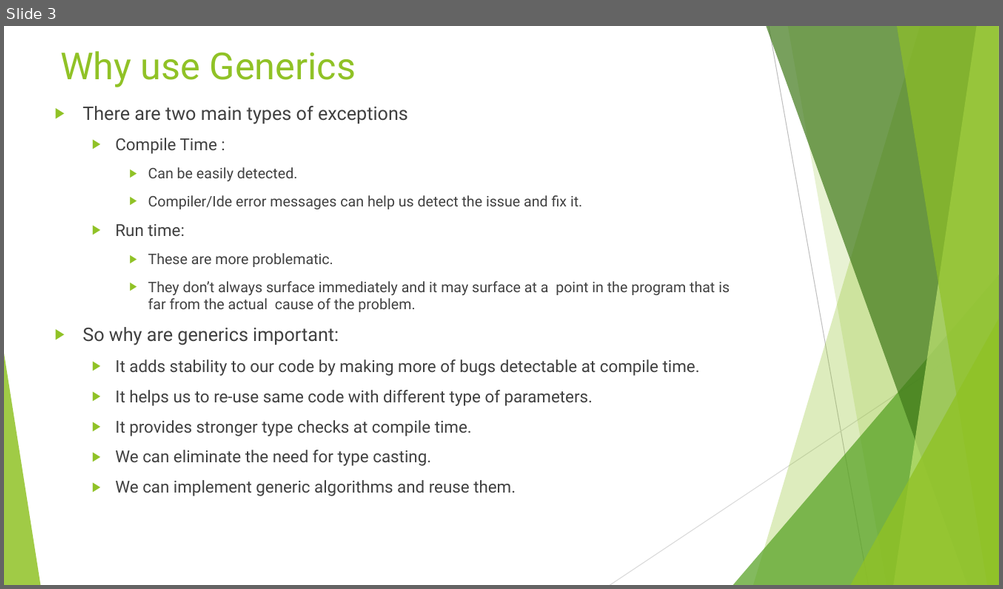
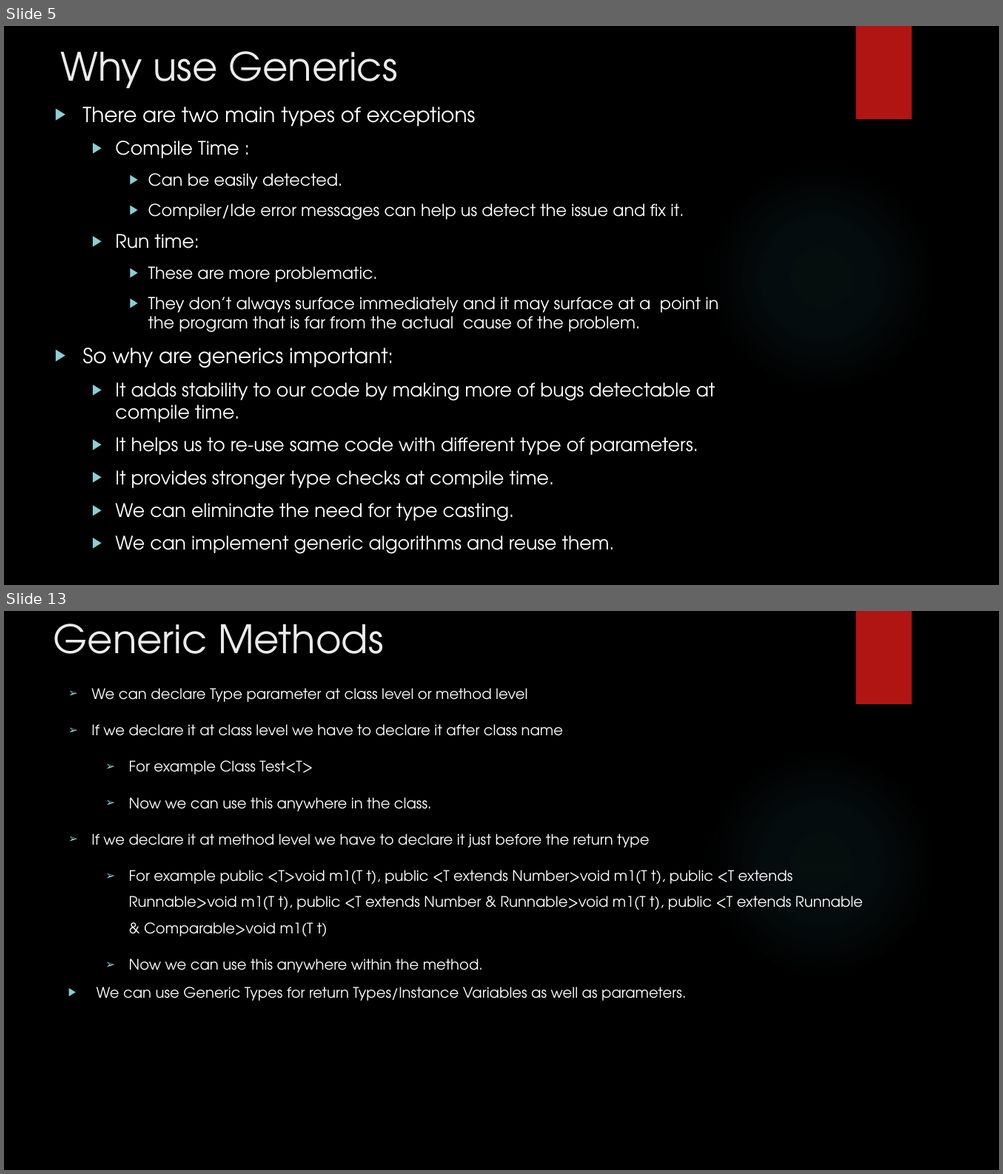
Before and after one commit to rudhrainfogain/JavaGenerics, a slide deck: src/main/resources/JavaGenerics.pptx. Shown one above the other, each under a label of ours: slide 3 before the commit, slides 5 and 13 after it; the slides between them are not shown. The pictures are 1003x589 and 1003x1174 pixels, drawn with LibreOffice and Linux fonts; fonts in the diff are those of the drawing; background and template pictures are left out. Boxes give left, top, right and bottom in pixels: in the first picture for what was removed or moved away, otherwise in the second. Text is boxed around its words. In the diff, an @@ line names an element or a change of style, - is before the commit and + after.

Commit message:
Generics PPT completed

```diff
--- a/src/main/resources/JavaGenerics.pptx
+++ b/src/main/resources/JavaGenerics.pptx
@@ slide 13 added at box(4, 611, 999, 1170), background picture (left out); not listed: 2 template elements that a slide beside it also shows @@
@@ title added at box(54, 624, 383, 654), 37.8 pt, text #EBEBEB @@
+Generic Methods
@@ text added at box(91, 688, 862, 1001), 14 pt, text #FFFFFF @@
+➢ We can declare Type parameter at class level or method level
+➢ If we declare it at class level we have to declare it after class name
+  ➢ For example Class Test<T>
+  ➢ Now we can use this anywhere in the class.
+➢ If we declare it at method level we have to declare it just before the return type
+  ➢ For example public <T>void m1(T t), public <T extends Number>void m1(T t), public <T extends Runnable>void m1(T t), public <T extends Number & Runnable>void m1(T t), public <T extends Runnable & Comparable>void m1(T t)
+  ➢ Now we can use this anywhere within the method.
+▶ We can use Generic Types for return Types/Instance Variables as well as parameters.
@@ what was slide 3 is now slide 5 @@
@@ slide 5 changed as well @@
@@ background #FFFFFF to picture (left out) @@
@@ title "Why use Generics" at box(60, 51, 397, 88): size 36 to 37.8 pt, font Roboto to TeX Gyre Adventor, text colour #90C226 to #EBEBEB @@
@@ rectangle added at box(855, 26, 911, 119), fill #B01513 @@
@@ text "There are two main types ..." at box(82, 107, 718, 554): size 18 to 20 pt in "There are two main types of exceptions", "So why are generics important:"; font Roboto to TeX Gyre Adventor, text colour #404040 to #FFFFFF; size 16 to 18 pt in "Compile Time :", "Run time:", "It adds stability to our code by ...", "It helps us to re-use same code ..." and 3 more places; size 14 to 16 pt in "Can be easily detected.", "Compiler/Ide error messages can help us detect ...", "These are more problematic.", "They don’t always surface immediately and it ..."; bullet colour #90C226 to #8AD0D6 @@
@@ ellipse added at box(706, 163, 936, 392), fill gradient #50B9C1 @@
@@ group removed at box(4, 26, 999, 585): 5 freeform shapes, 3 triangles, 2 lines @@
```
Also in this commit, not shown: 5 other slides changed, 64 other slides added, 6 other files.
